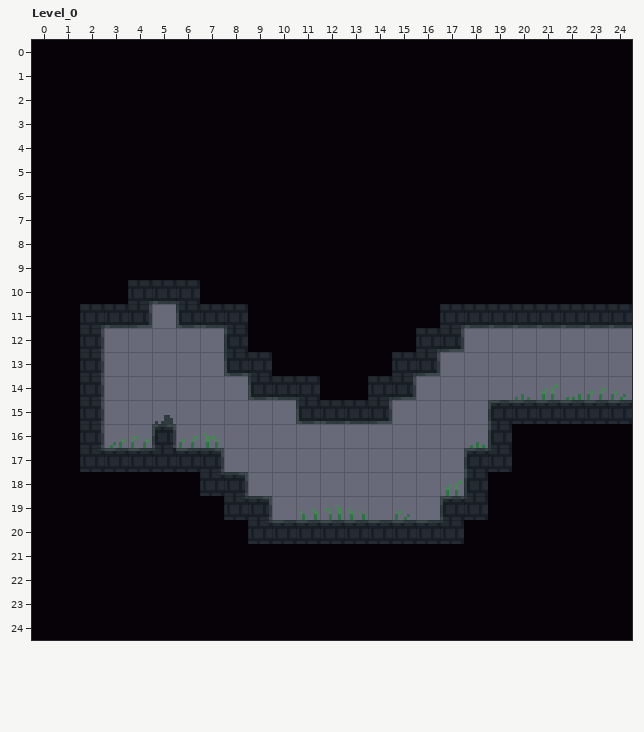
Two versions of a level (LDtk project, Levels/Levels.ldtk). Above is the file before it was changed.
Cells are 8x8 px. Shown: Level_0 x 0..24, y 0..24. The commit also changed other parts of the map, which this record leaves out.
After the commit:
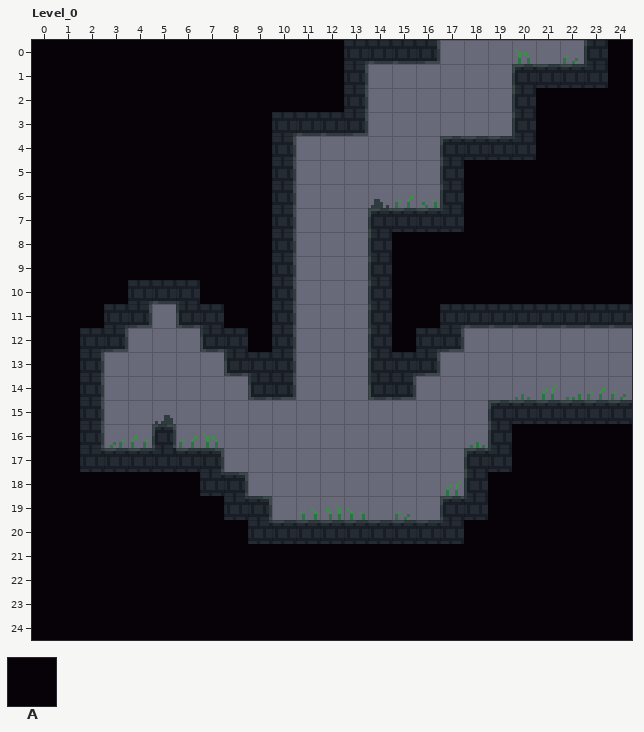
Key: from "Collisions": A 1 "walls".
_ is an empty cell.
Diff:
{"where": "layer \"Collisions\""}
{"y":0,"x":17,"old":"AAAAAA","new":"______"}
{"y":1,"x":14,"old":"AAAAAA","new":"______"}
{"y":2,"x":14,"old":"AAAAAA","new":"______"}
{"y":3,"x":14,"old":"AAAAAA","new":"______"}
{"y":4,"x":11,"old":"AAAAAA","new":"______"}
{"y":5,"x":11,"old":"AAAAAA","new":"______"}
{"y":6,"x":11,"old":"AAAAAA","new":"______"}
{"y":7,"x":11,"old":"AAA","new":"___"}
{"y":8,"x":11,"old":"AAA","new":"___"}
{"y":9,"x":11,"old":"AAA","new":"___"}
{"y":10,"x":11,"old":"AAA","new":"___"}
{"y":11,"x":11,"old":"AAA","new":"___"}
{"y":12,"x":3,"old":"_","new":"A"}
{"y":12,"x":7,"old":"_","new":"A"}
{"y":12,"x":11,"old":"AAA","new":"___"}
{"y":13,"x":11,"old":"AAA","new":"___"}
{"y":14,"x":11,"old":"AAA","new":"___"}
{"y":15,"x":11,"old":"AAAA","new":"____"}
